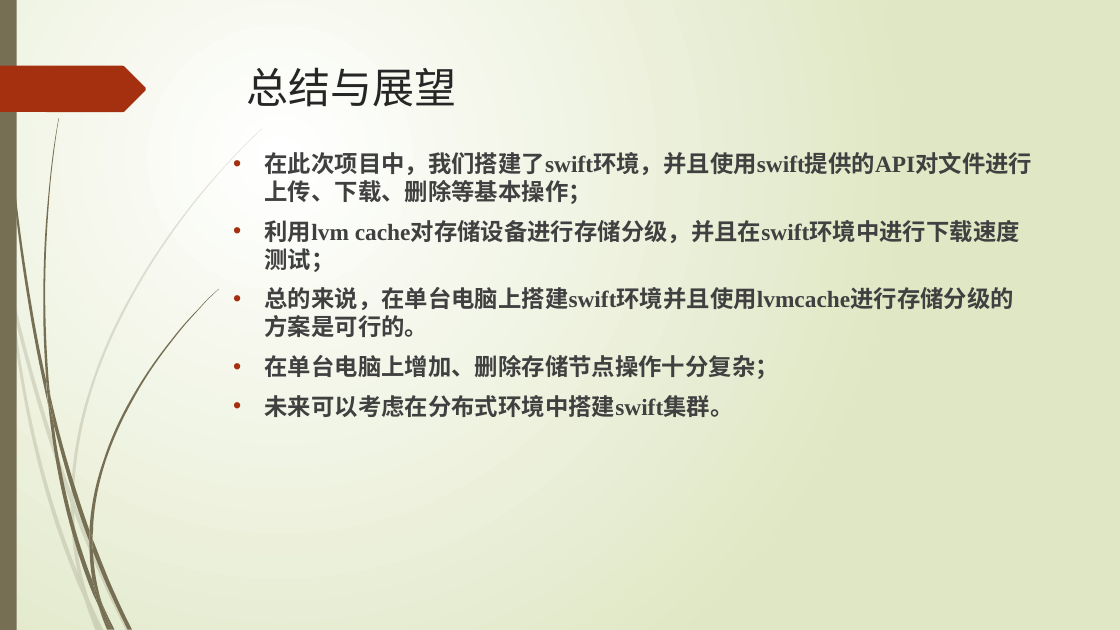
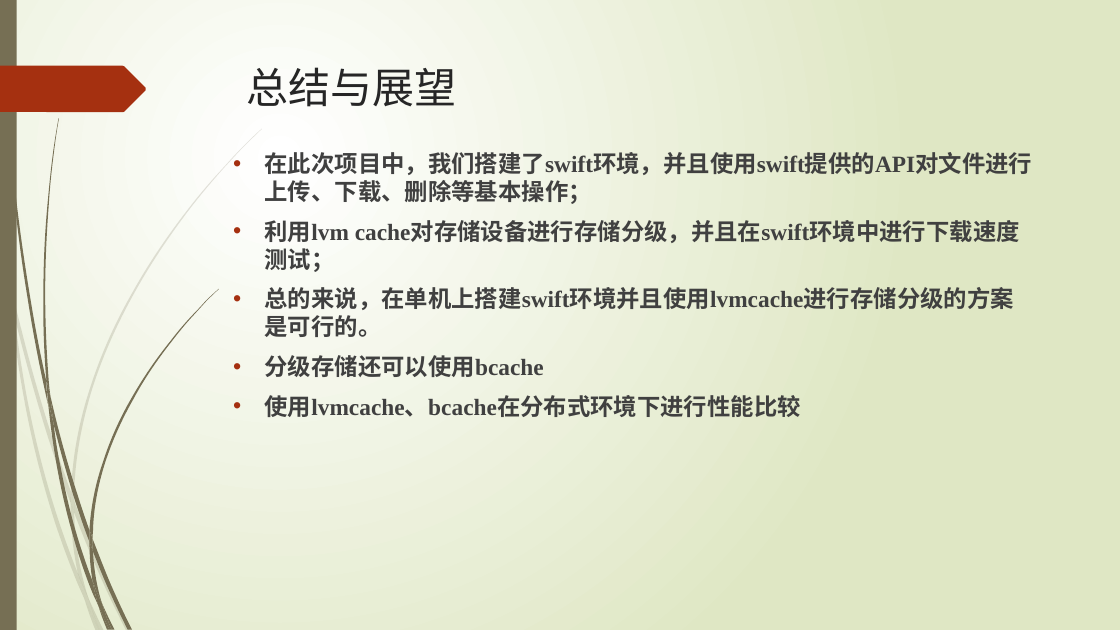
Before and after one commit to ys0232/SAIOinstall, a slide deck: slide 19 of 《海量对象文件存储》结题报告.pptx (slide 16 before the commit). Drawn at 1120x630 pixels with LibreOffice and Linux fonts; fonts in the diff are those of the drawing. Boxes give left, top, right and bottom in pixels: in the first picture for what was removed or moved away, otherwise in the second. Text is boxed around its words. In the diff, an @@ line names an element or a change of style, - is before the commit and + after.

```diff
--- a/《海量对象文件存储》结题报告.pptx
+++ b/《海量对象文件存储》结题报告.pptx
@@ text at (265,284,1014,417): text changed @@
-• 总的来说，在单台电脑上搭建swift环境并且使用lvmcache进行存储分级的方案是可行的。
-• 在单台电脑上增加、删除存储节点操作十分复杂；
-• 未来可以考虑在分布式环境中搭建swift集群。
+• 总的来说，在单机上搭建swift环境并且使用lvmcache进行存储分级的方案是可行的。
+• 分级存储还可以使用bcache
+• 使用lvmcache、bcache在分布式环境下进行性能比较
```
Also in this commit, not shown: 7 other slides changed, 3 slides added, 3 other files.
